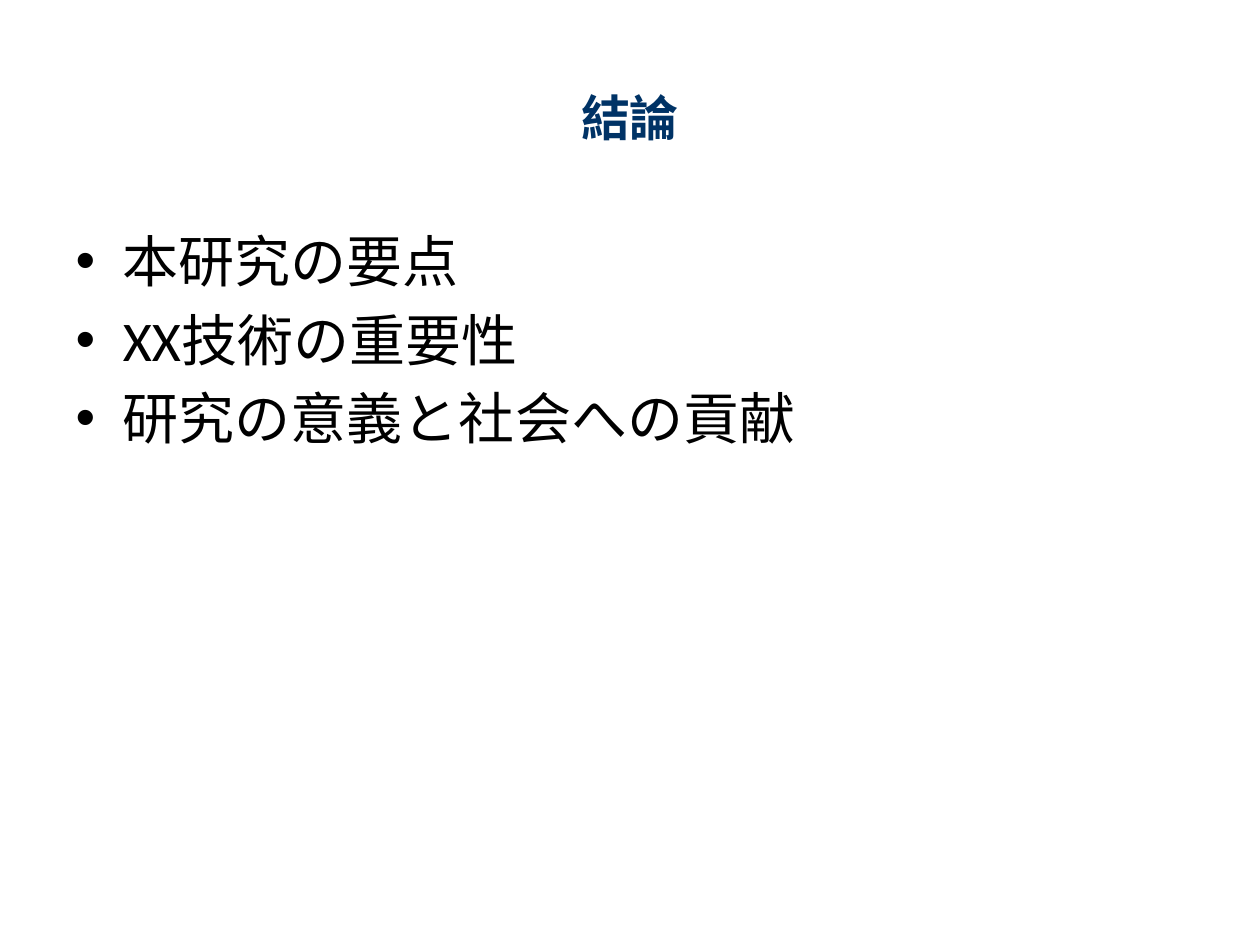
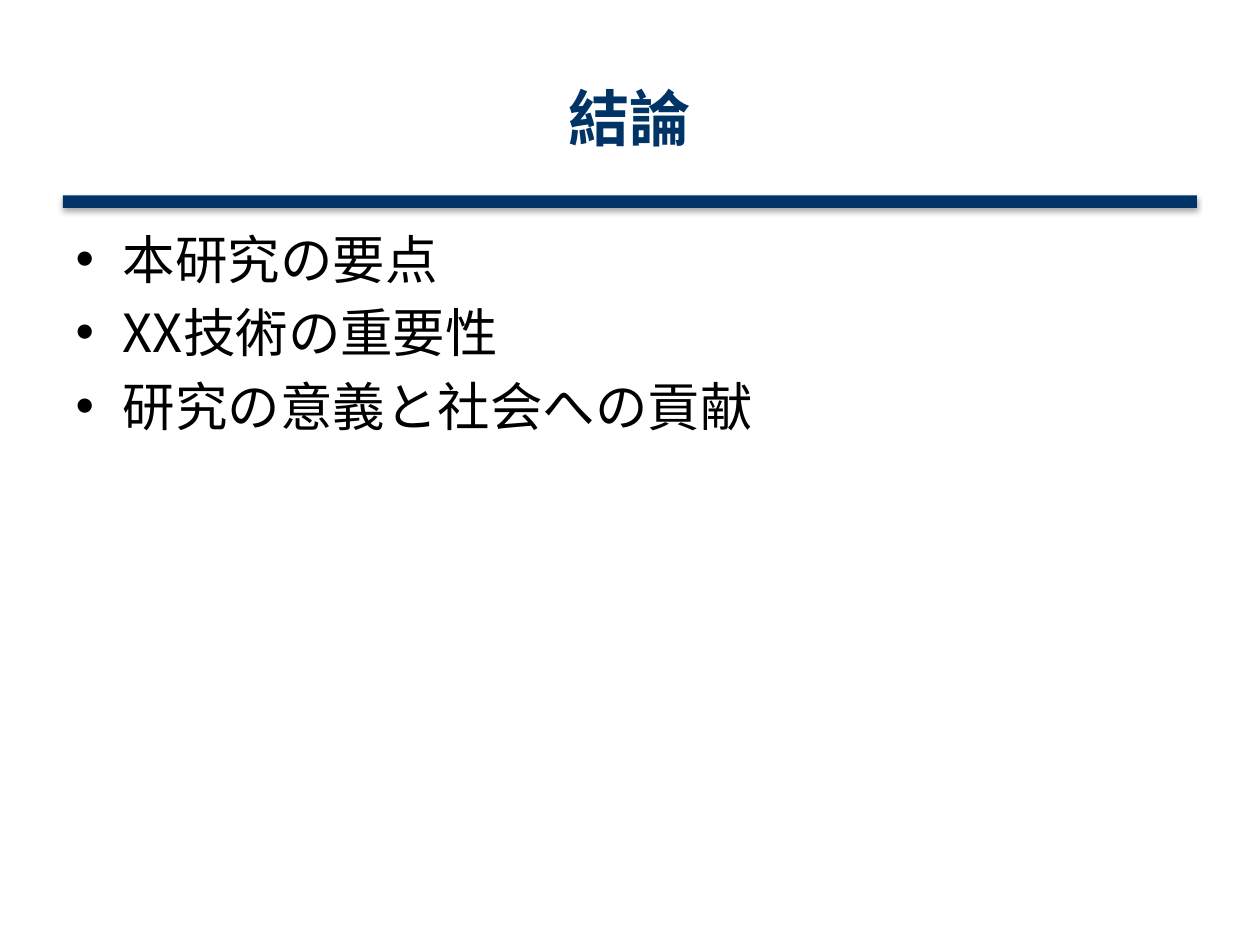
Before and after one commit to tak0705/PPT_test, a slide deck: slide 7 of presentation.pptx. Drawn at 1260x945 pixels with LibreOffice and Linux fonts; fonts in the diff are those of the drawing. Boxes give left, top, right and bottom in pixels: in the first picture for what was removed or moved away, otherwise in the second. Text is boxed around its words. In the diff, an @@ line names an element or a change of style, - is before the commit and + after.

```diff
--- a/presentation.pptx
+++ b/presentation.pptx
@@ title "結論" at bbox=[569, 88, 692, 147]: size 28 to 35 pt @@
@@ rectangle added at bbox=[63, 195, 1197, 208], fill #003366 @@
@@ text "本研究の要点" at bbox=[123, 234, 753, 431]: size 32 to 30 pt, font Calibri to Noto Sans CJK JP @@
```
Also in this commit, not shown: 9 other slides changed, 1 other file.
